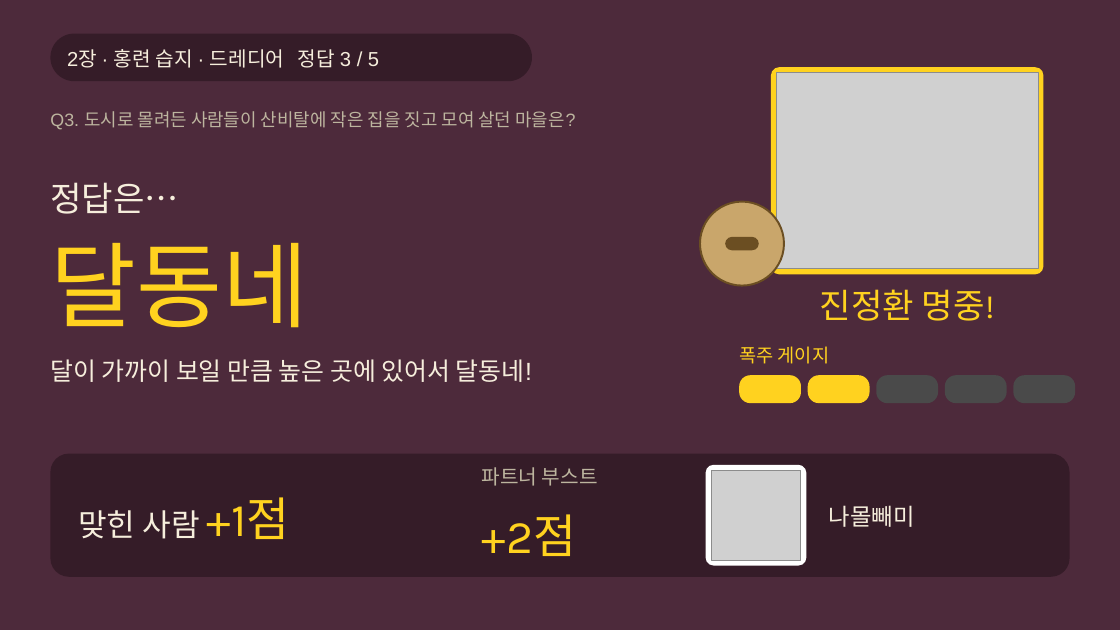
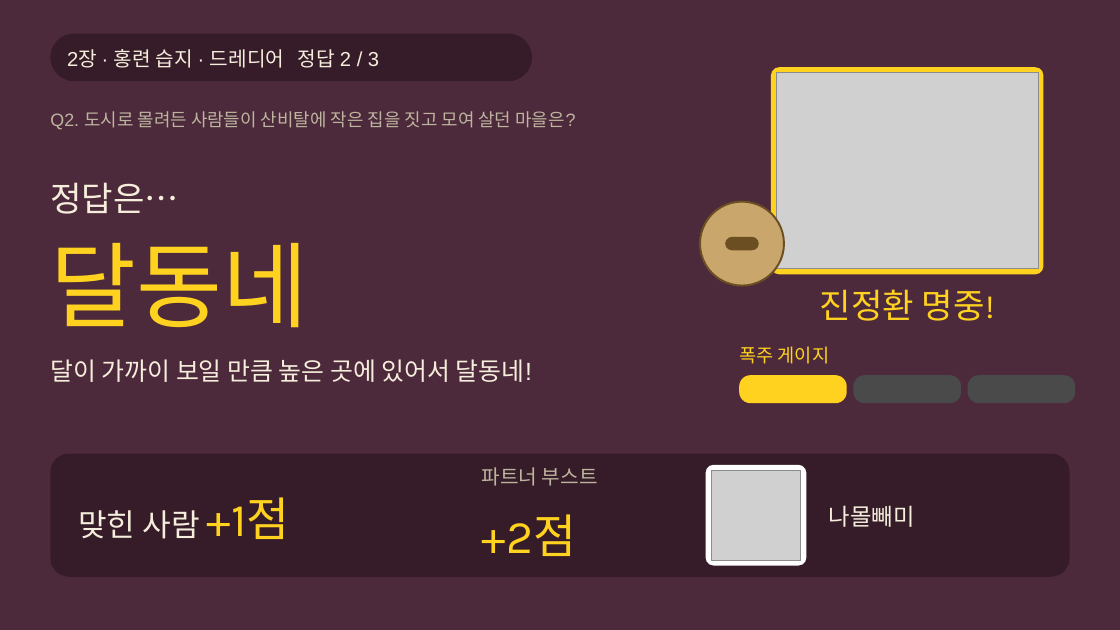
Before and after one commit to choivoo/-, a slide deck: slide 36 of 레전드_히스이_대모험_주거와도시.pptx (slide 45 before the commit). Drawn at 1120x630 pixels with LibreOffice and Linux fonts; fonts in the diff are those of the drawing; grey boxes stand for pictures. Boxes give left, top, right and bottom in pixels: in the first picture for what was removed or moved away, otherwise in the second. Text is boxed around its words. In the diff, an @@ line names an element or a change of style, - is before the commit and + after.

```diff
--- a/레전드_히스이_대모험_주거와도시.pptx
+++ b/레전드_히스이_대모험_주거와도시.pptx
@@ text at <box>67,49,379,68</box>: text changed @@
-2장 · 홍련 습지 · 드레디어 정답 3 / 5
+2장 · 홍련 습지 · 드레디어 정답 2 / 3
@@ text at <box>50,111,575,130</box>: text changed @@
-Q3. 도시로 몰려든 사람들이 산비탈에 작은 집을 짓고 모여 살던 마을은?
+Q2. 도시로 몰려든 사람들이 산비탈에 작은 집을 짓고 모여 살던 마을은?
@@ rounded rectangle: place and size @@
-rounded rectangle at <box>739,375,801,403</box>
+rounded rectangle at <box>739,375,847,403</box>
@@ rounded rectangle removed at <box>808,375,869,403</box> @@
@@ rounded rectangle: place and size @@
-rounded rectangle at <box>876,375,938,403</box>
+rounded rectangle at <box>853,375,961,403</box>
@@ rounded rectangle removed at <box>945,375,1006,403</box> @@
@@ rounded rectangle: place and size @@
-rounded rectangle at <box>1014,375,1075,403</box>
+rounded rectangle at <box>968,375,1075,403</box>
```
Also in this commit, not shown: 46 other slides changed, 29 slides removed.
